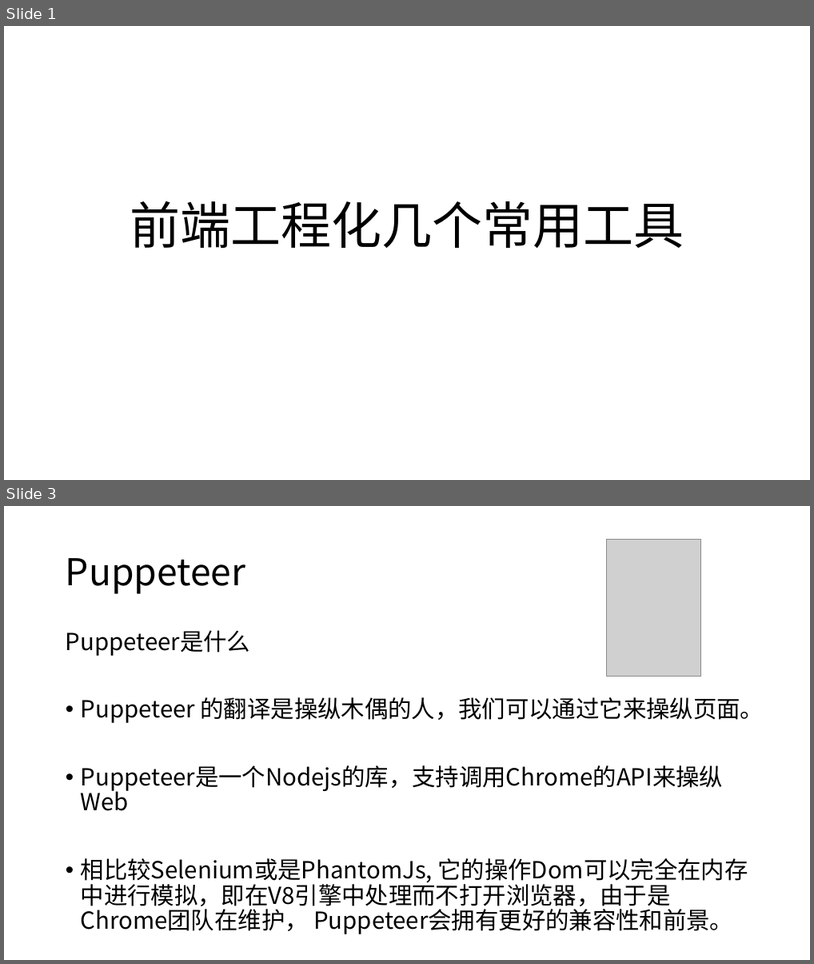
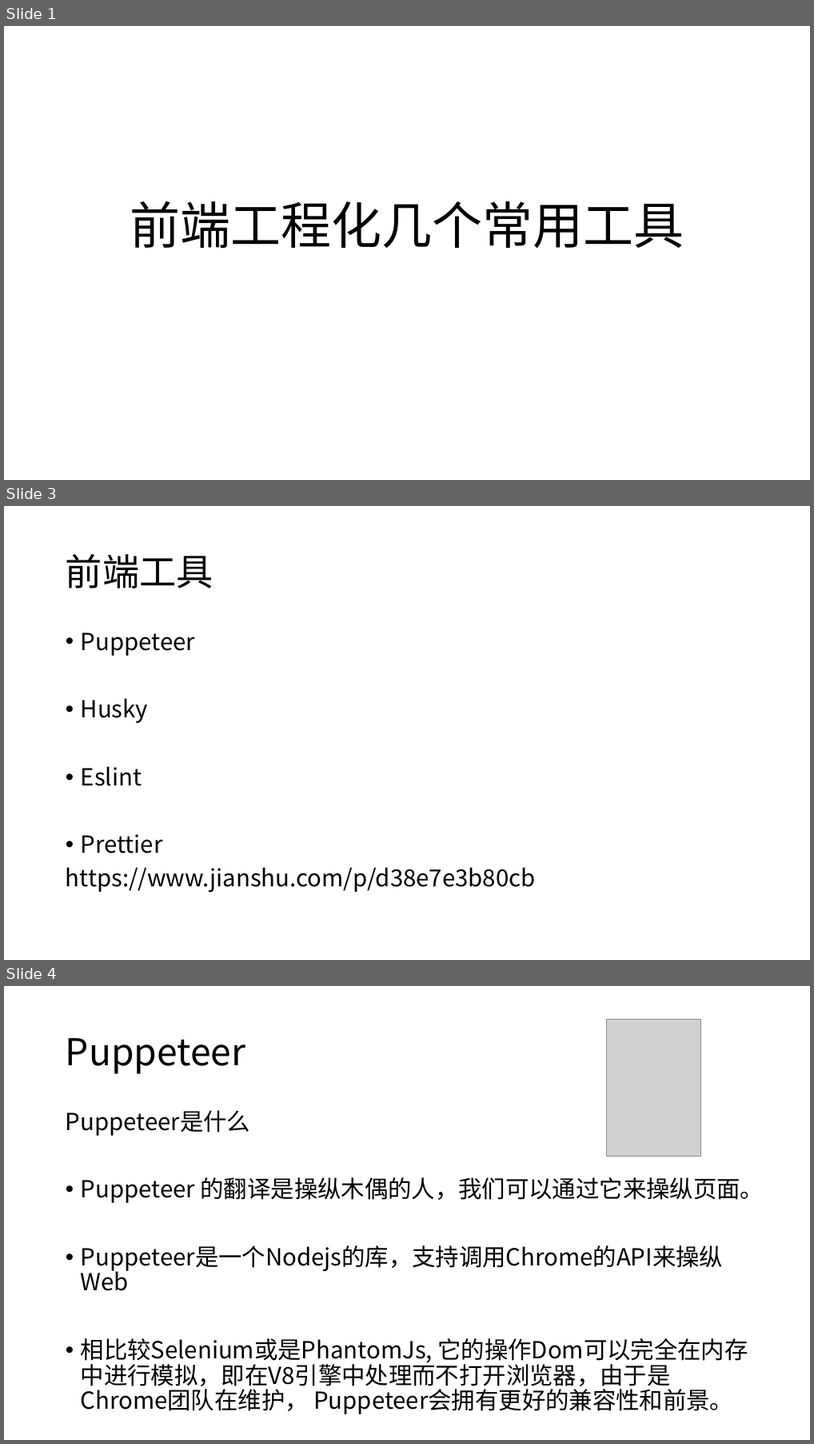
Before and after one commit to Quixote719/Knowledge, a slide deck: 前段工程化工具.pptx. Shown one above the other, each under a label of ours: slides 1 and 3 before the commit, slides 1, 3 and 4 after it; the slides between them are not shown. The pictures are 814x964 and 814x1444 pixels, drawn with LibreOffice and Linux fonts; fonts in the diff are those of the drawing; grey boxes stand for pictures. Boxes give left, top, right and bottom in pixels: in the first picture for what was removed or moved away, otherwise in the second. Text is boxed around its words. In the diff, an @@ line names an element or a change of style, - is before the commit and + after.

```diff
--- a/前段工程化工具.pptx
+++ b/前段工程化工具.pptx
@@ slide 3 added at [4, 506, 810, 960], background #FFFFFF @@
@@ title added at [66, 554, 214, 588], 44 pt, text #000000 @@
+前端工具
@@ text added at [66, 632, 536, 892], 28 pt, text #000000 @@
+• Puppeteer
+• Husky
+• Eslint
+• Prettier
+https://www.jianshu.com/p/d38e7e3b80cb
@@ what was slide 3 is now slide 4 @@
```
Also in this commit, not shown: 2 slides changed.
